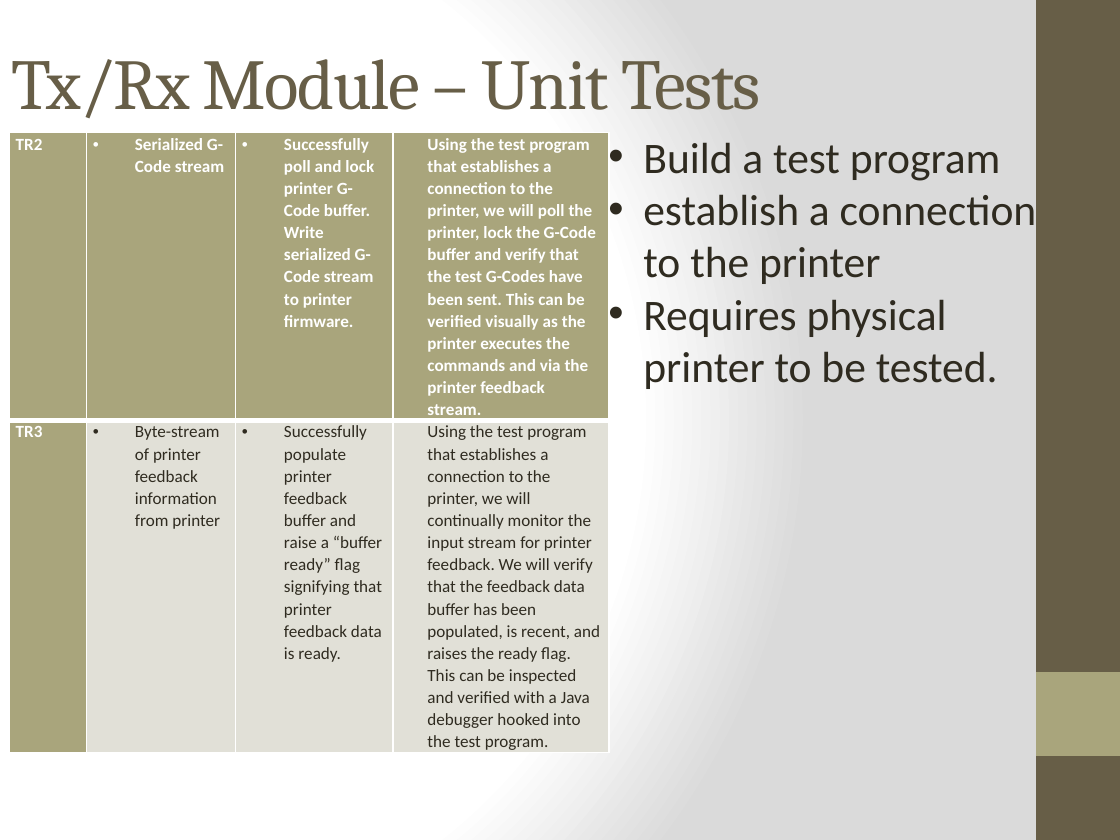
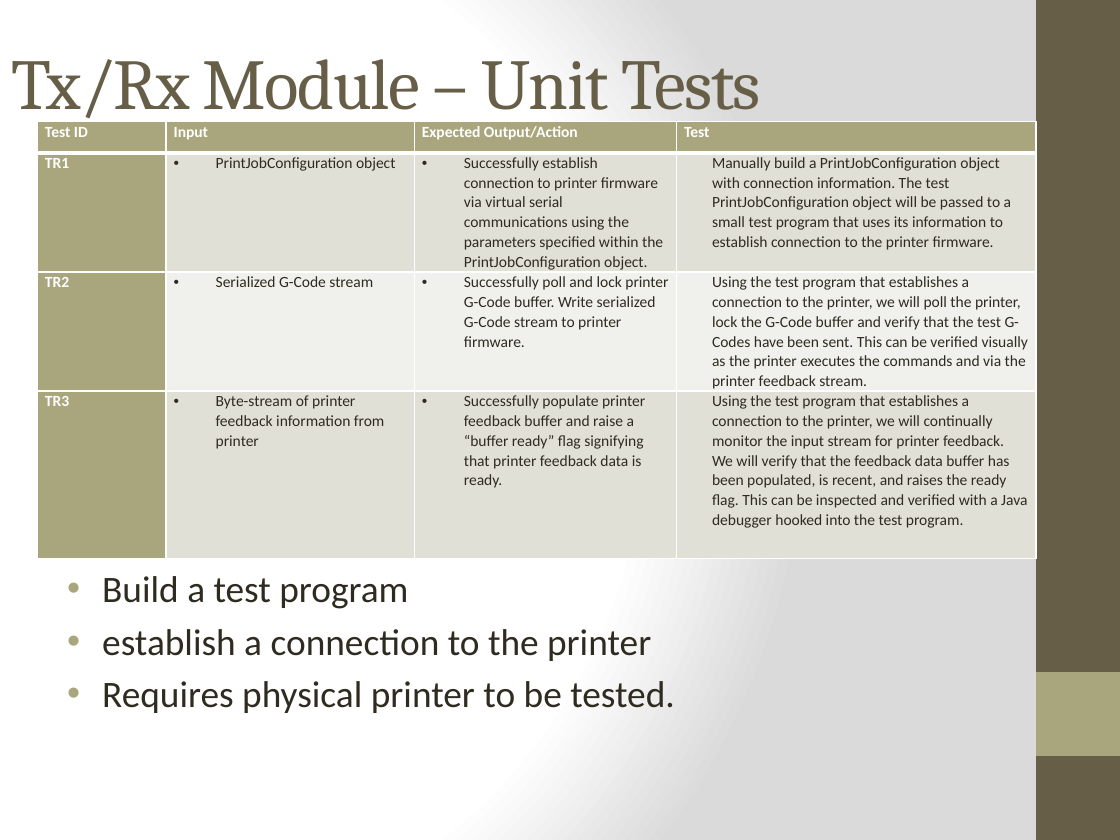
Before and after one commit to qpHalcy0n/SRDesign, a slide deck: slide 37 of Test Plan Presentation/Team Ink3d Test Plan.pptx (slide 38 before the commit). Drawn at 1120x840 pixels with LibreOffice and Linux fonts; fonts in the diff are those of the drawing. Boxes give left, top, right and bottom in pixels: in the first picture for what was removed or moved away, otherwise in the second. Text is boxed around its words. In the diff, an @@ line names an element or a change of style, - is before the commit and + after.

```diff
--- a/Test Plan Presentation/Team Ink3d Test Plan.pptx
+++ b/Test Plan Presentation/Team Ink3d Test Plan.pptx
@@ table at (x1=37, y1=121, x2=1036, y2=556) @@
+row 1: Test ID | Input | Expected Output/Action | Test
+row 2: TR1 | PrintJobConfiguration object | Successfully establish connection to printer firmware via virtual serial communications using the parameters specified within the PrintJobConfiguration object. | Manually build a PrintJobConfiguration object with connection information. The test PrintJobConfiguration object will be passed to a small test program that uses its information to establish connection to the printer firmware.
@@ table resized from (x1=9, y1=132, x2=609, y2=754) to (x1=37, y1=121, x2=1036, y2=556) @@
@@ text "Build a test program" moved from (x1=643, y1=142, x2=1037, y2=389) to (x1=102, y1=576, x2=675, y2=713) @@
@@ text "Build a test program" at (x1=102, y1=576, x2=675, y2=713): size 28 to 24 pt; more space between paragraphs @@
```
Also in this commit, not shown: 8 other slides changed, 2 slides removed.
